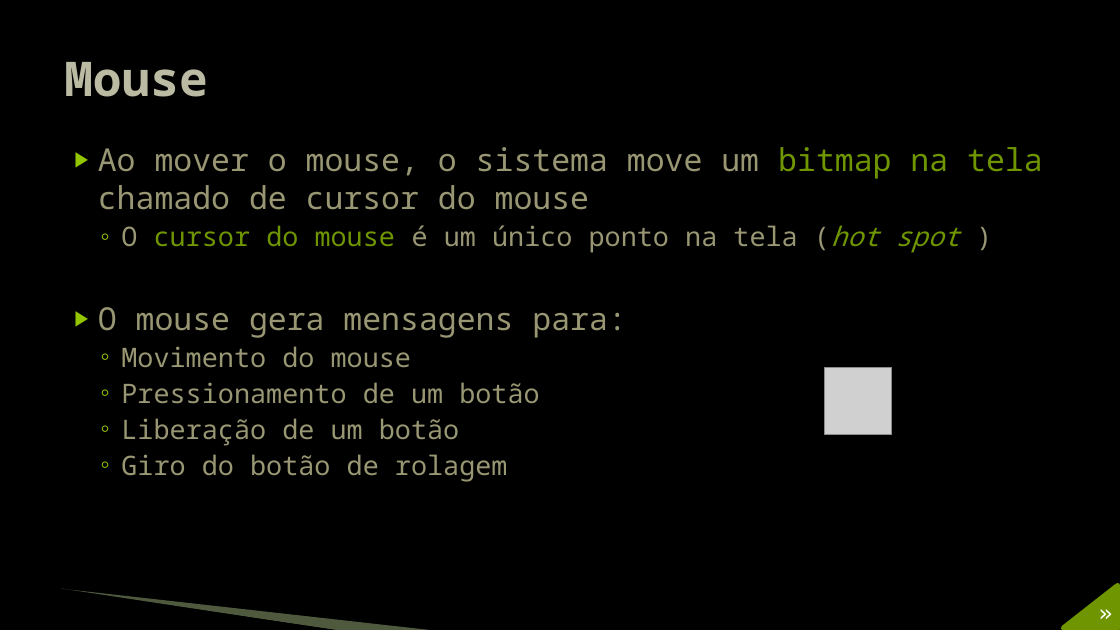
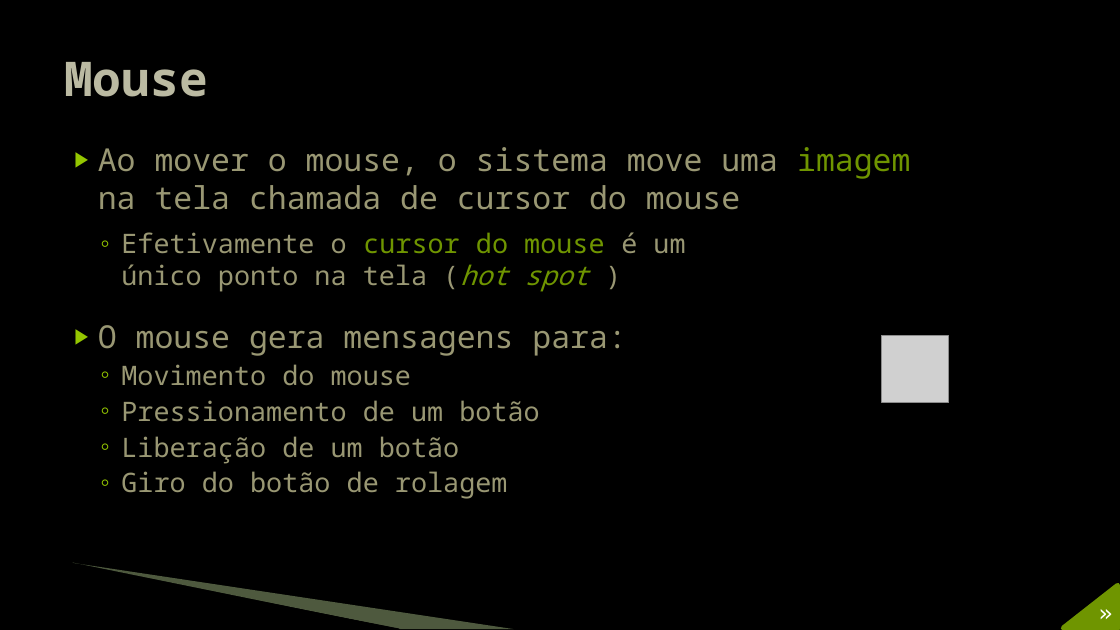
Before and after one commit to JudsonSS/Jogos, a slide deck: slide 12 of Slides/03. Teclado e Mouse.pptx. Drawn at 1120x630 pixels with LibreOffice and Linux fonts; fonts in the diff are those of the drawing; grey boxes stand for pictures; background and template pictures are left out. Boxes give left, top, right and bottom in pixels: in the first picture for what was removed or moved away, otherwise in the second. Text is boxed around its words. In the diff, an @@ line names an element or a change of style, - is before the commit and + after.

```diff
--- a/Slides/03. Teclado e Mouse.pptx
+++ b/Slides/03. Teclado e Mouse.pptx
@@ text at <box>98,147,910,292</box>: text changed @@
-▶ Ao mover o mouse, o sistema move um bitmap na tela chamado de cursor do mouse
-  ◦ O cursor do mouse é um único ponto na tela (hot spot )
+▶ Ao mover o mouse, o sistema move uma imagem
+  na tela chamada de cursor do mouse
+  ◦ Efetivamente o cursor do mouse é um
+    único ponto na tela (hot spot )
@@ text "WM_MOUSEMOVE": place and size @@
-text "WM_MOUSEMOVE" at <box>662,334,859,368</box>
+text "WM_MOUSEMOVE" at <box>719,302,916,335</box>
@@ picture: place and size @@
-picture at <box>825,368,892,435</box>
+picture at <box>882,336,949,403</box>
@@ freeform shape: place and size @@
-freeform shape at <box>60,590,340,630</box>
+freeform shape at <box>71,565,400,629</box>
@@ freeform shape: place and size @@
-freeform shape at <box>61,589,437,630</box>
+freeform shape at <box>73,563,514,629</box>
```
Also in this commit, not shown: 12 other slides changed, 1 other file.
